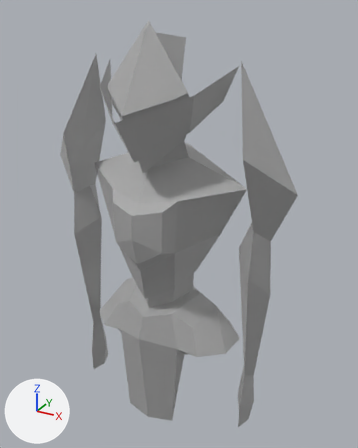
The FBX model Assets/Animations/Character/PlayerWalkNEW.fbx, before and after one commit.
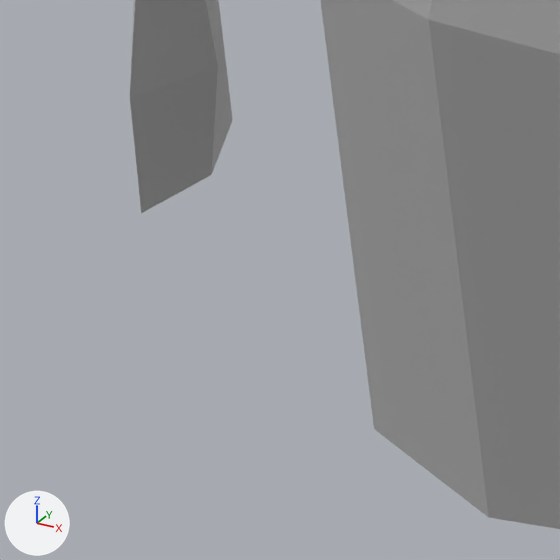
Each version is shown whole from a camera (50 mm lens) standing at (0.948, -1.542, 2.043) and looking at (0.029, 0.128, 1.208), then close up on the part from 20% to 44% of the width and 75% to 95% of the height. Every picture has the same lights, and +X, +Y and +Z are marked at lower left.

Names of what the first close-up shows: 'PlayerChar'.
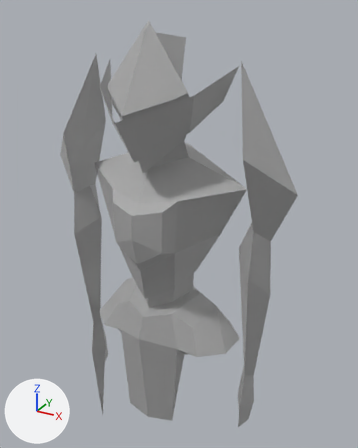
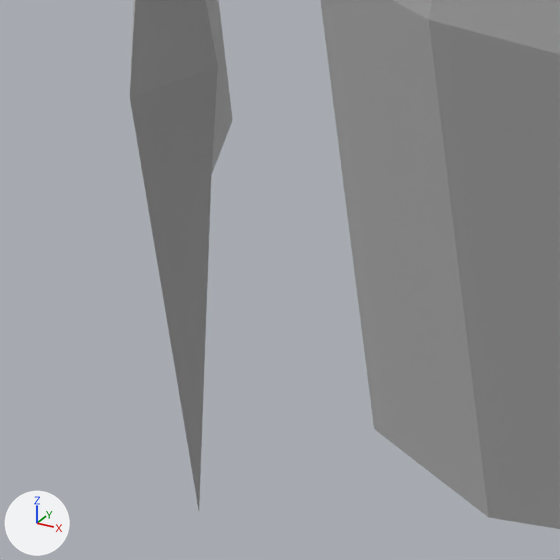
Boxes [x1, y1, x2, y2] around the edits, measured in the close-ups (560 x 560 px; the box of a moved part takes in the faces that stretch with it):
part 1 of me_mesh, moved or reshaped: before [130, 98, 211, 213]; after [130, 98, 211, 510]

What the commit changed:
me_mesh has 171 vertices, 318 faces and spans x -0.53..0.53, y -0.27..0.24, z -0.23..1.44.
me_mesh is used by ob_playerchar; location (0.0, 0.0251, 0.5618).
Part 1, on me_mesh:
Vertex 166 of me_mesh moves from (-0.39, -0.02, -0.2) at pixel (141, 213) to (-0.39, 0.02, -0.54).
